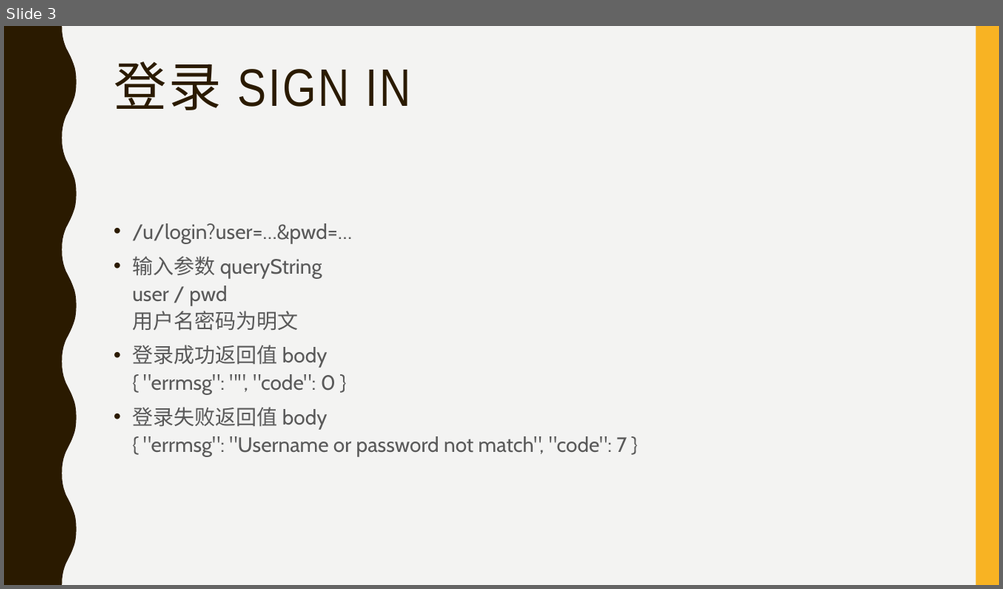
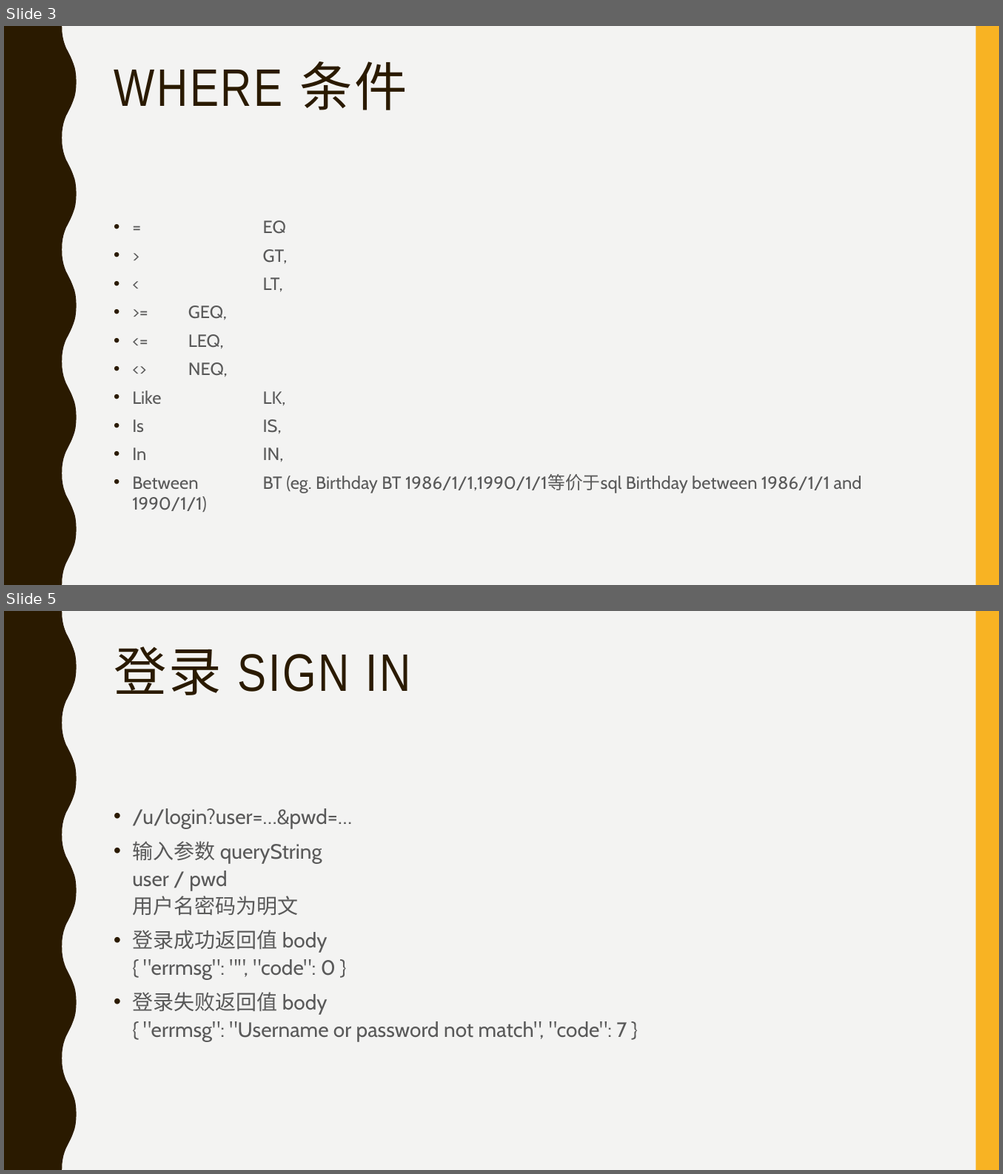
Before and after one commit to payrolls/payrolls.github.io, a slide deck: doc/Payroll Web UI.pptx. Shown one above the other, each under a label of ours: slide 3 before the commit, slides 3 and 5 after it; the slides between them are not shown. The pictures are 1003x589 and 1003x1174 pixels, drawn with LibreOffice and Linux fonts; fonts in the diff are those of the drawing. Boxes give left, top, right and bottom in pixels: in the first picture for what was removed or moved away, otherwise in the second. Text is boxed around its words. In the diff, an @@ line names an element or a change of style, - is before the commit and + after.

```diff
--- a/doc/Payroll Web UI.pptx
+++ b/doc/Payroll Web UI.pptx
@@ slide 3 added at [4, 26, 999, 585], background #F3F3F2; not listed: 2 template elements that a slide beside it also shows @@
@@ title added at [114, 62, 407, 110], 51 pt, text #2A1A00 @@
+WHERE 条件
@@ text added at [132, 221, 862, 494], 17 pt, text #595959 @@
+• = EQ
+• > GT,
+• < LT,
+• >= GEQ,
+• <= LEQ,
+• <> NEQ,
+• Like LK,
+• Is IS,
+• In IN,
+• Between BT (eg. Birthday BT 1986/1/1,1990/1/1等价于sql Birthday between 1986/1/1 and 1990/1/1)
@@ what was slide 3 is now slide 5 @@
```
Also in this commit, not shown: 6 slides changed, 4 other slides added.
